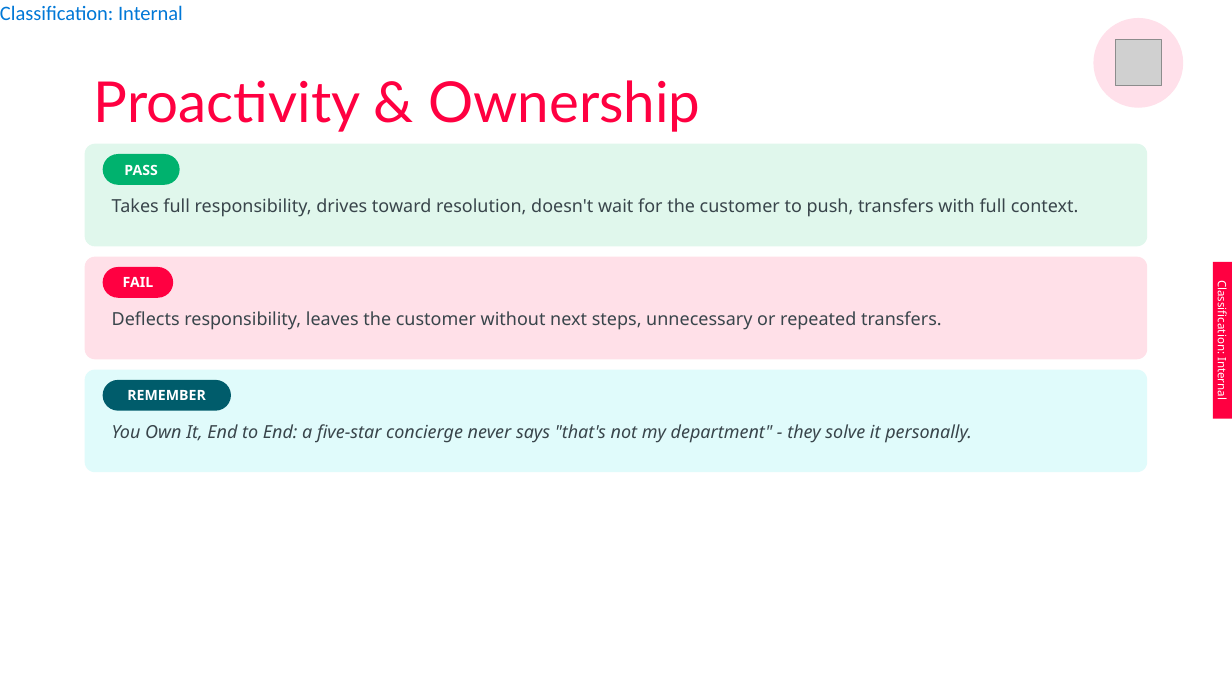
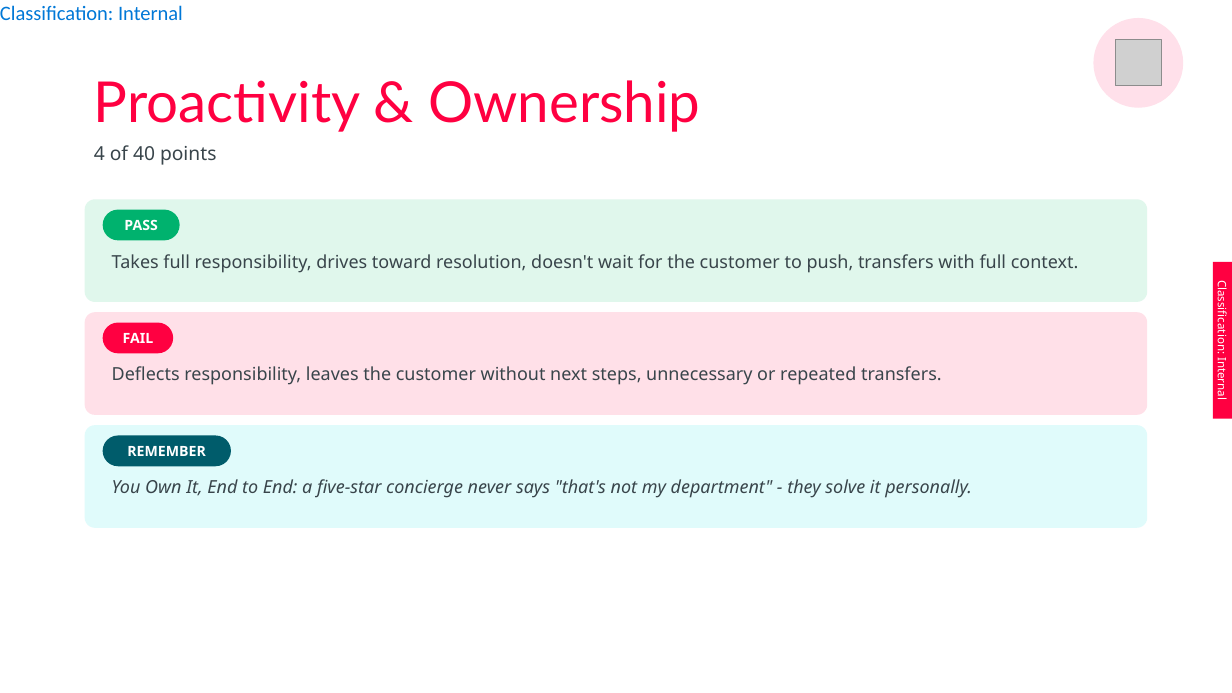
Before and after one commit to NourhanKhaled128/air-arabia-agent-hub-v2, a slide deck: slide 14 of Emails/Air Arabia - Voice Coaching (Soft Skills - QMF 2026 Aligned).pptx. Drawn at 1232x693 pixels with LibreOffice and Linux fonts; fonts in the diff are those of the drawing; grey boxes stand for pictures. Boxes give left, top, right and bottom in pixels: in the first picture for what was removed or moved away, otherwise in the second. Text is boxed around its words. In the diff, an @@ line names an element or a change of style, - is before the commit and + after.

```diff
--- a/Emails/Air Arabia - Voice Coaching (Soft Skills - QMF 2026 Aligned).pptx
+++ b/Emails/Air Arabia - Voice Coaching (Soft Skills - QMF 2026 Aligned).pptx
@@ text "4 of 40 points" rewrapped from <box>110,181,216,205</box> to <box>94,145,216,165</box> @@
@@ 6 rounded rectangles, 3 texts: place and size @@
-6 rounded rectangles, 3 texts at <box>85,144,1148,472</box>
+6 rounded rectangles, 3 texts at <box>85,200,1148,528</box>
```
Also in this commit, not shown: 12 other slides changed, 2 other files.
